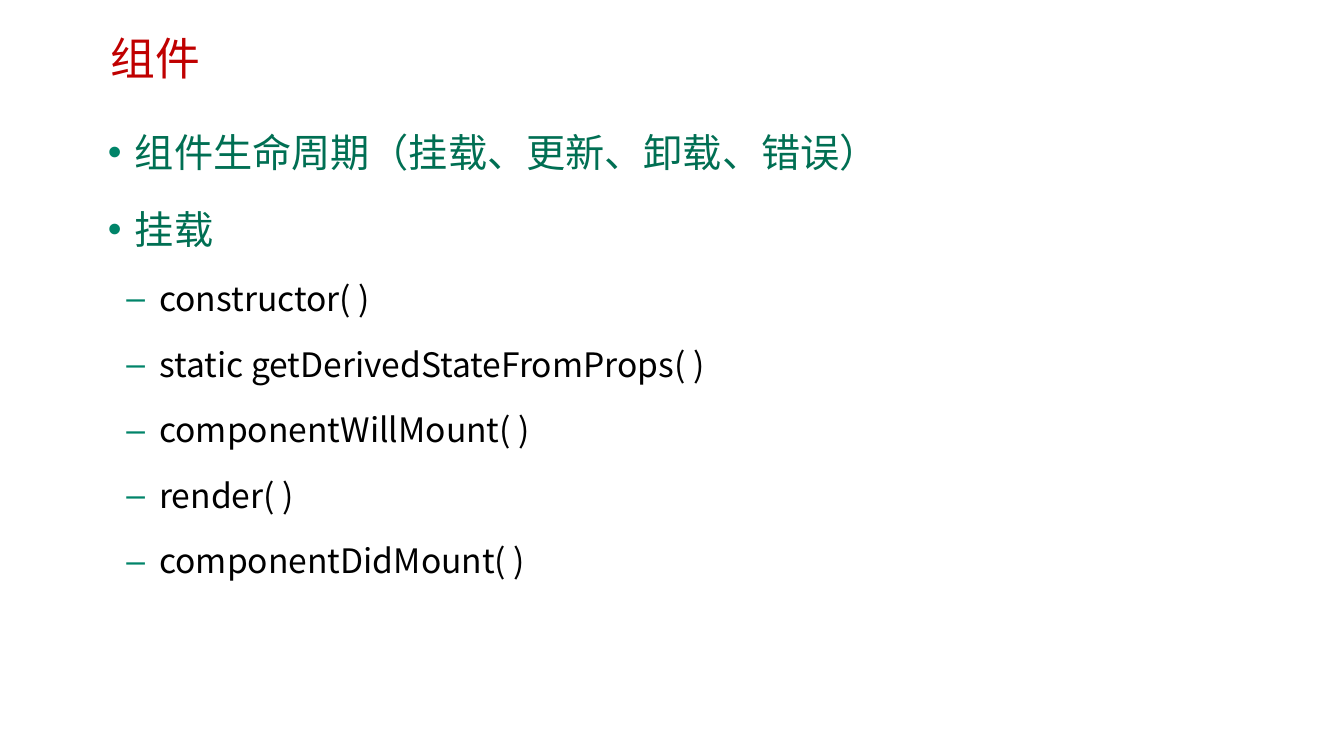
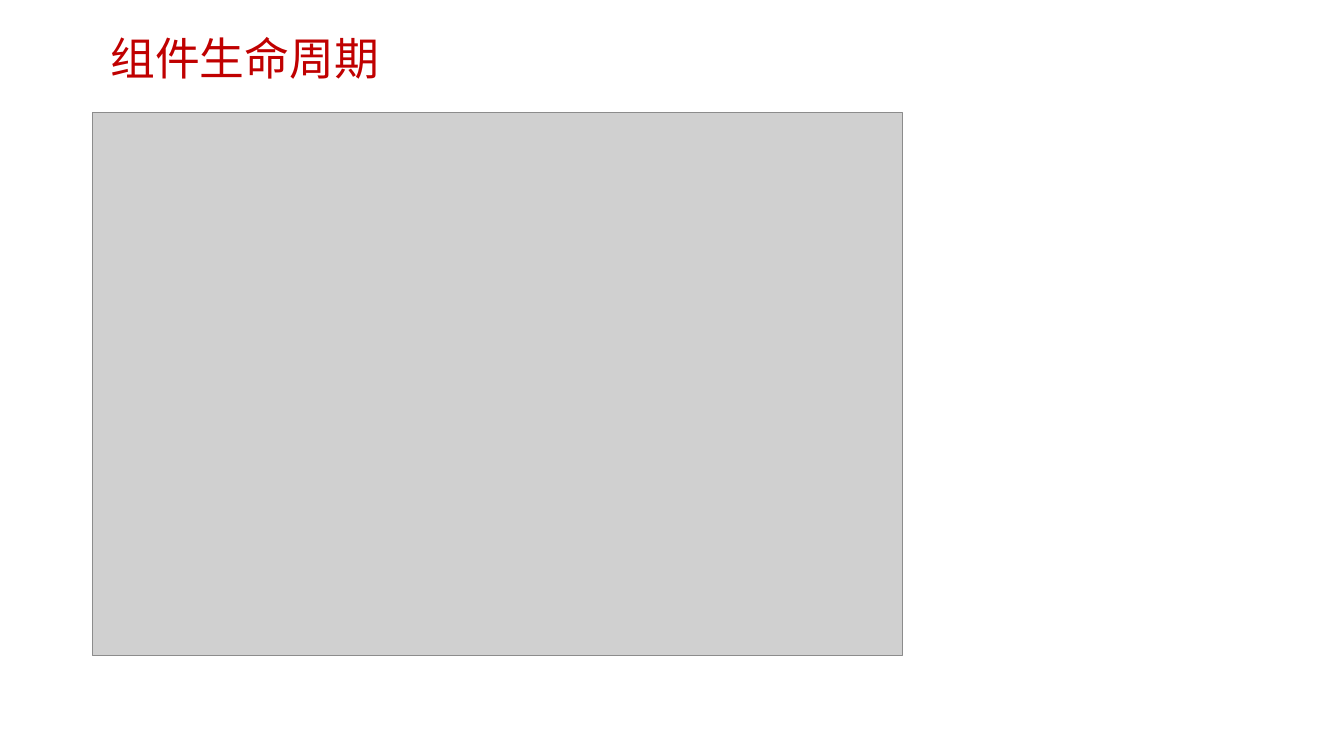
Before and after one commit to HL1115/react, a slide deck: slide 15 of reactjs/ppt/1-2 React基础语法.pptx. Drawn at 1344x756 pixels with LibreOffice and Linux fonts; fonts in the diff are those of the drawing; grey boxes stand for pictures; background and template pictures are left out. Boxes give left, top, right and bottom in pixels: in the first picture for what was removed or moved away, otherwise in the second. Text is boxed around its words. In the diff, an @@ line names an element or a change of style, - is before the commit and + after.

```diff
--- a/reactjs/ppt/1-2 React基础语法.pptx
+++ b/reactjs/ppt/1-2 React基础语法.pptx
@@ text at [110, 37, 379, 79]: text changed @@
-组件
+组件生命周期
@@ picture added at [93, 112, 903, 655] @@
@@ text removed at [135, 133, 879, 581] @@
-• 组件生命周期（挂载、更新、卸载、错误）
-• 挂载
-  – constructor( )
-  – static getDerivedStateFromProps( )
-  – componentWillMount( )
-  – render( )
-  – componentDidMount( )
```
Also in this commit, not shown: 8 other slides changed, 3 slides added, 7 other files.
